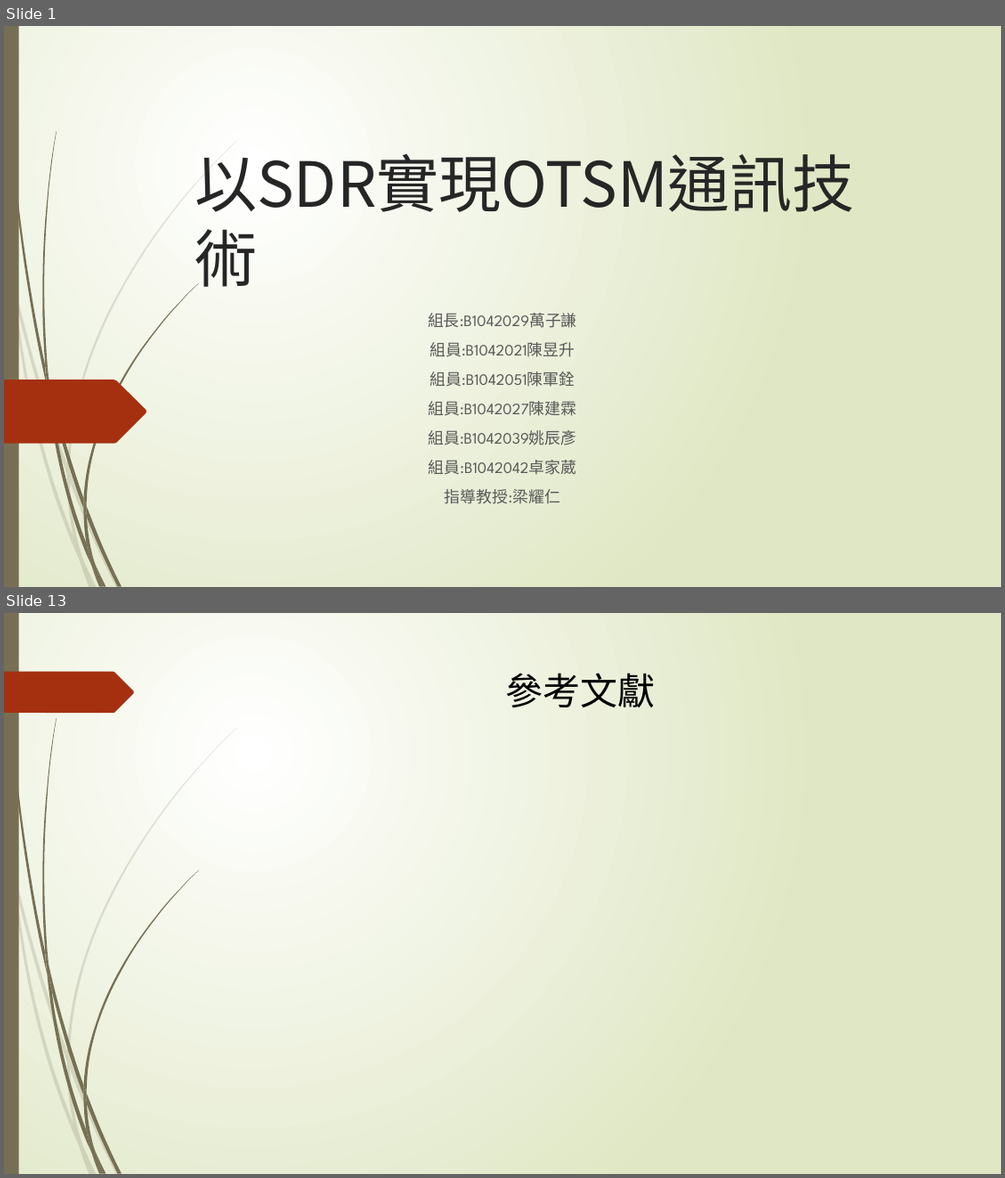
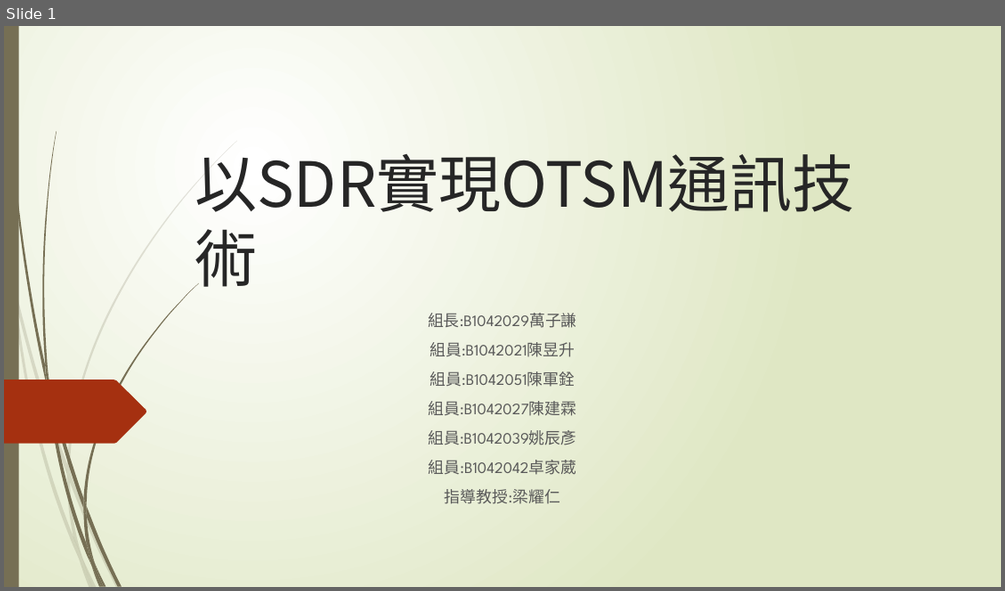
Before and after one commit to NIUWCSP/OTSM, a slide deck: report/以SDR實現OTSM通訊技術.pptx. Shown one above the other, each under a label of ours: slides 1 and 13 before the commit, slide 1 after it; the slides between them are not shown. The pictures are 1005x1178 and 1005x591 pixels, drawn with LibreOffice and Linux fonts; fonts in the diff are those of the drawing. Boxes give left, top, right and bottom in pixels: in the first picture for what was removed or moved away, otherwise in the second. Text is boxed around its words. In the diff, an @@ line names an element or a change of style, - is before the commit and + after.

```diff
--- a/report/以SDR實現OTSM通訊技術.pptx
+++ b/report/以SDR實現OTSM通訊技術.pptx
@@ slide 13 removed at <box>4,613,1001,1174</box>, background gradient #FFFFFF to #DFE8C4; not listed: 23 template elements that a slide beside it also shows @@
@@ freeform shape removed at <box>4,672,134,713</box> @@
@@ title removed at <box>506,673,655,708</box> @@
-參考文獻
```
Also in this commit, not shown: 12 slides changed, 1 slide added.
